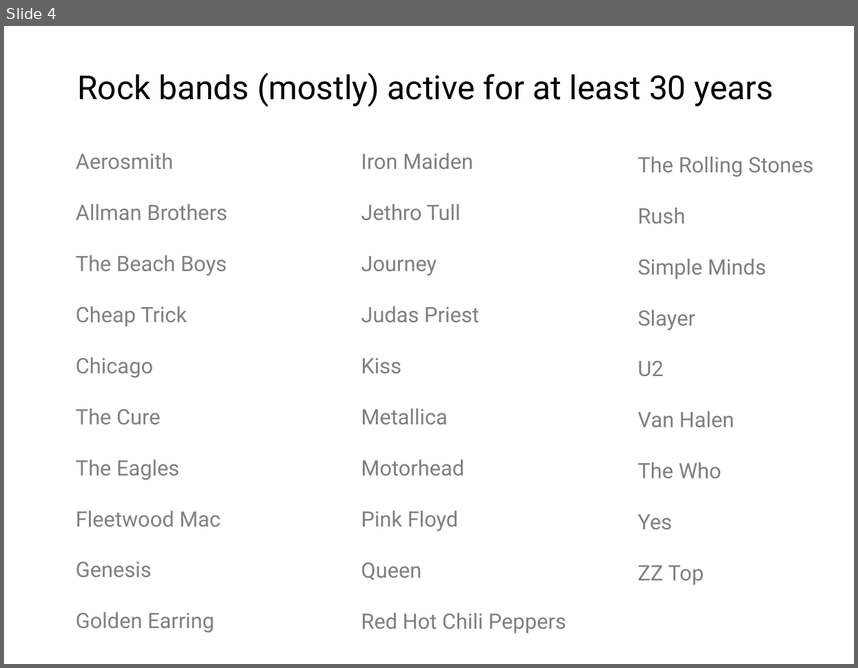
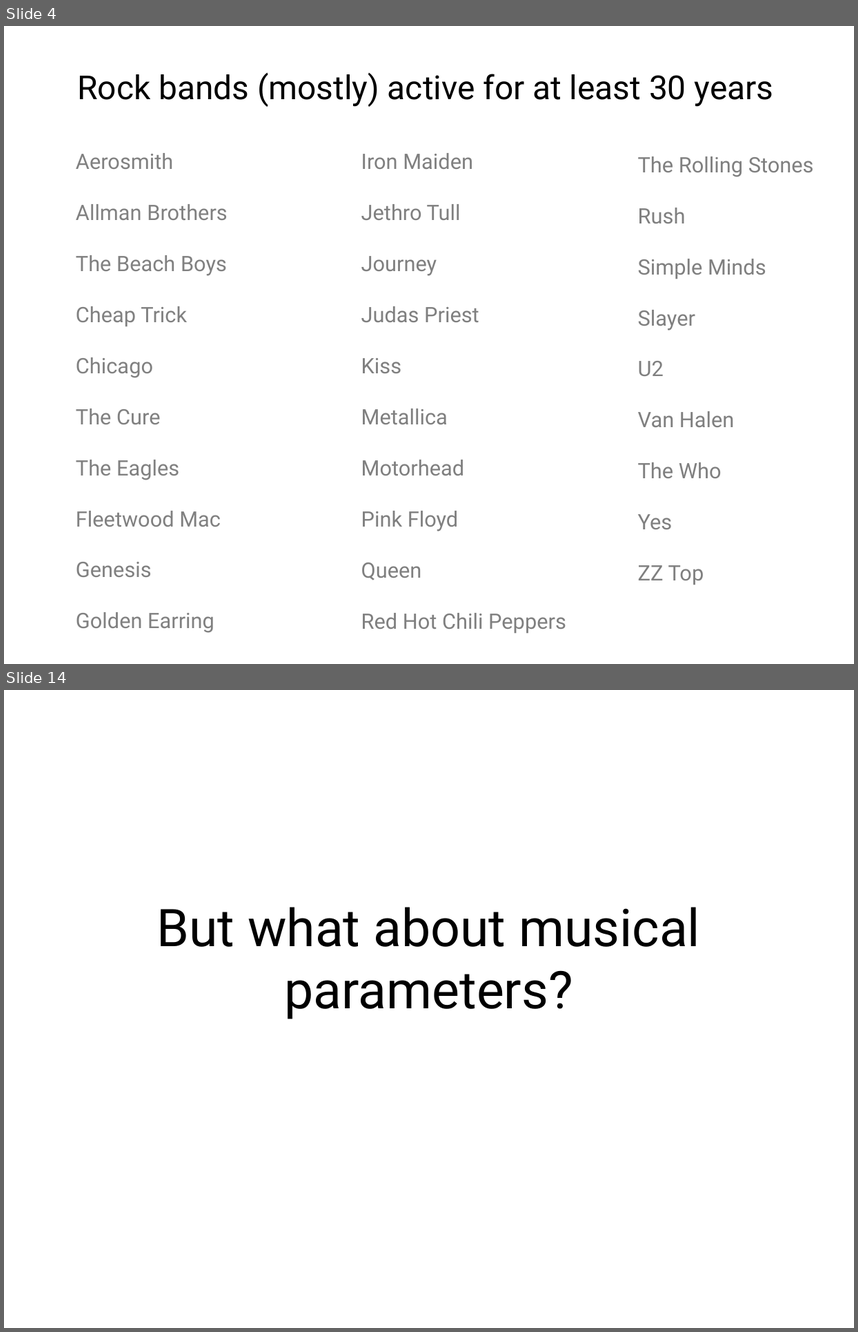
Before and after one commit to idcrane/mds-kojak, a slide deck: Kojak.pptx. Shown one above the other, each under a label of ours: slide 4 before the commit, slides 4 and 14 after it; the slides between them are not shown. The pictures are 858x668 and 858x1332 pixels, drawn with LibreOffice and Linux fonts; fonts in the diff are those of the drawing. Boxes give left, top, right and bottom in pixels: in the first picture for what was removed or moved away, otherwise in the second. Text is boxed around its words. In the diff, an @@ line names an element or a change of style, - is before the commit and + after.

```diff
--- a/Kojak.pptx
+++ b/Kojak.pptx
@@ slide 14 added at bbox=[4, 690, 854, 1328], background #FFFFFF @@
@@ title added at bbox=[156, 907, 700, 1019], 44 pt, text #000000 @@
+But what about musical parameters?
```
Also in this commit, not shown: 2 slides changed, 2 other slides added, 1 slide removed, 1 other file.
